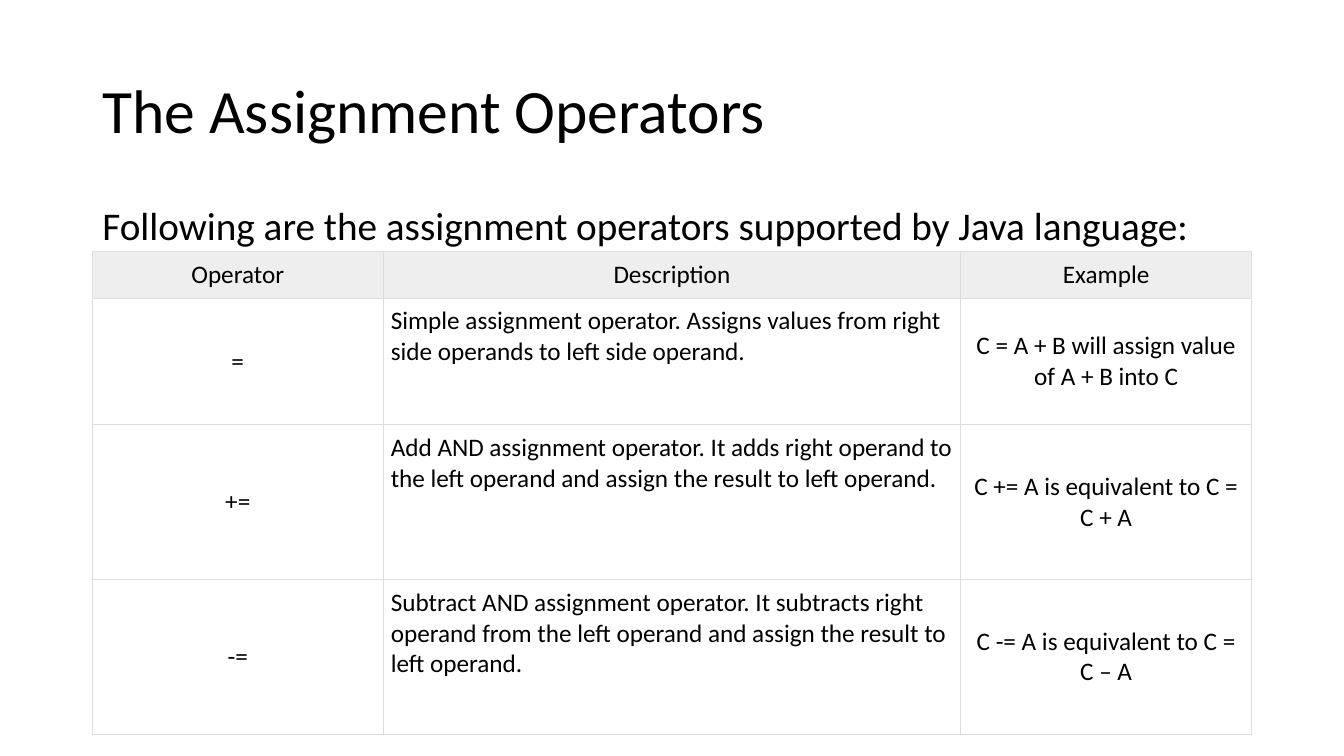
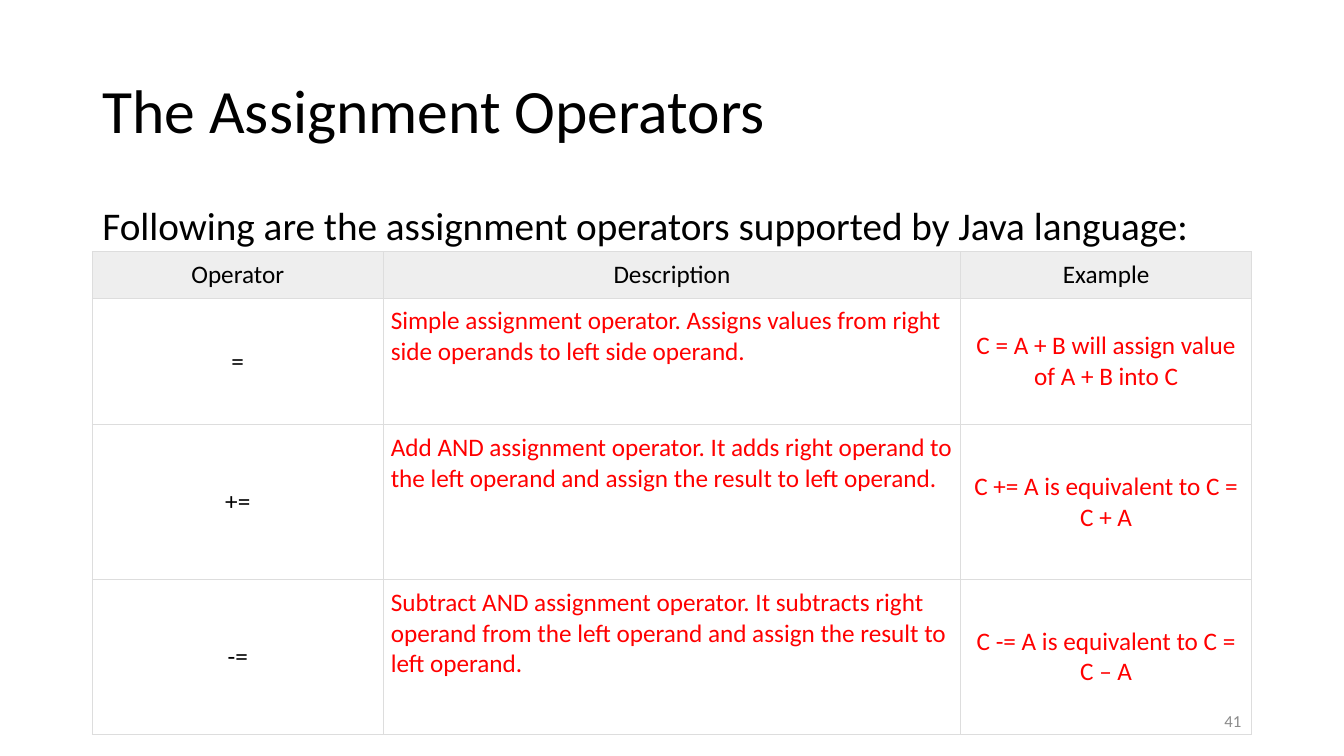
Before and after one commit to karzanosman/java, a slide deck: slide 8 of 02-Programming Fundamentals.pptx. Drawn at 1344x756 pixels with LibreOffice and Linux fonts; fonts in the diff are those of the drawing. Boxes give left, top, right and bottom in pixels: in the first picture for what was removed or moved away, otherwise in the second. Text is boxed around its words. In the diff, an @@ line names an element or a change of style, - is before the commit and + after.

```diff
--- a/02-Programming Fundamentals.pptx
+++ b/02-Programming Fundamentals.pptx
@@ table at [93,252,1251,734] @@
@@ text colour #000000 to #FF0000 @@
@@ page number added at [1224,716,1241,727], 12 pt, text #8C8C8C @@
+41
```
Also in this commit, not shown: 12 other slides changed, 2 other files.
